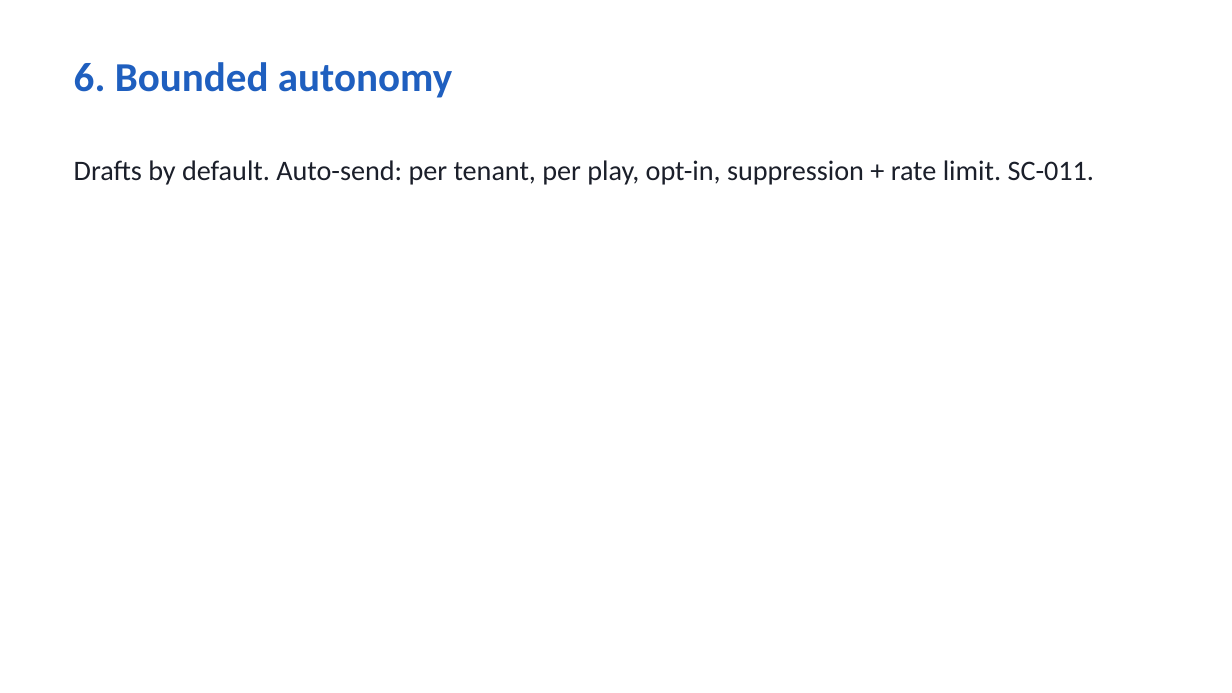
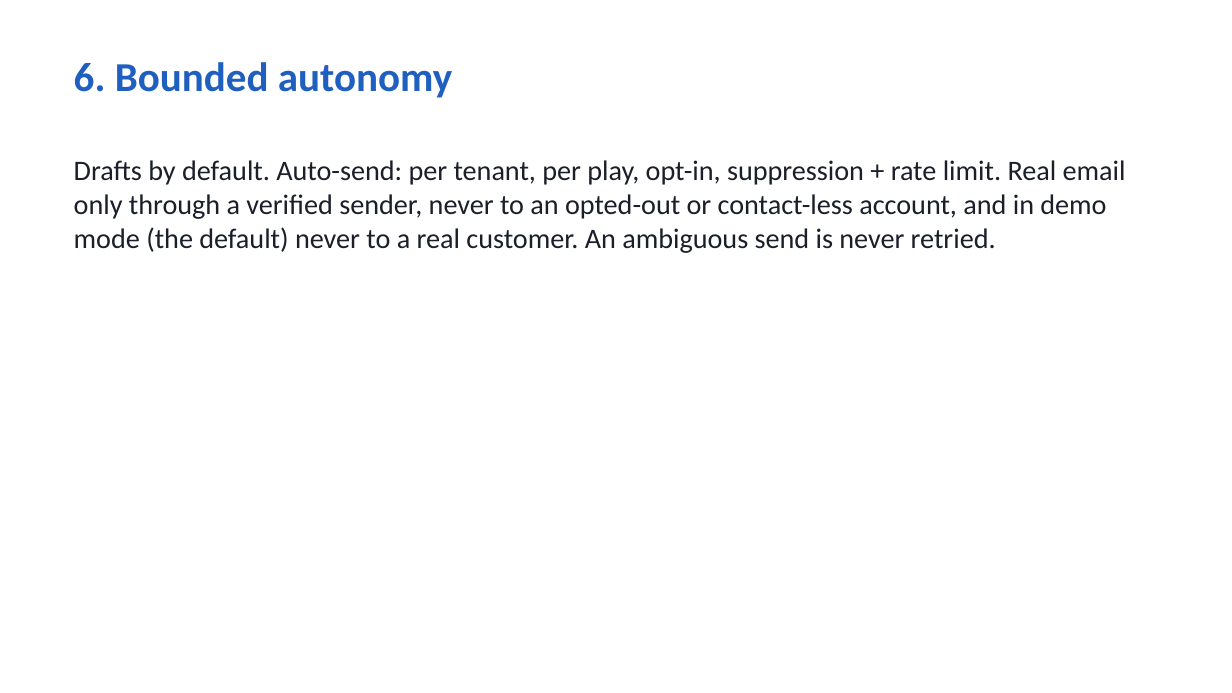
Before and after one commit to akhilpdas/fello-pulse, a slide deck: slide 7 of docs/Pulse_deck.pptx. Drawn at 1232x693 pixels with LibreOffice and Linux fonts; fonts in the diff are those of the drawing. Boxes give left, top, right and bottom in pixels: in the first picture for what was removed or moved away, otherwise in the second. Text is boxed around its words. In the diff, an @@ line names an element or a change of style, - is before the commit and + after.

```diff
--- a/docs/Pulse_deck.pptx
+++ b/docs/Pulse_deck.pptx
@@ text at [74, 160, 1126, 253]: text changed @@
-Drafts by default. Auto-send: per tenant, per play, opt-in, suppression + rate limit. SC-011.
+Drafts by default. Auto-send: per tenant, per play, opt-in, suppression + rate limit. Real email only through a verified sender, never to an opted-out or contact-less account, and in demo mode (the default) never to a real customer. An ambiguous send is never retried.
```
Also in this commit, not shown: 2 other slides changed, 11 other files.
